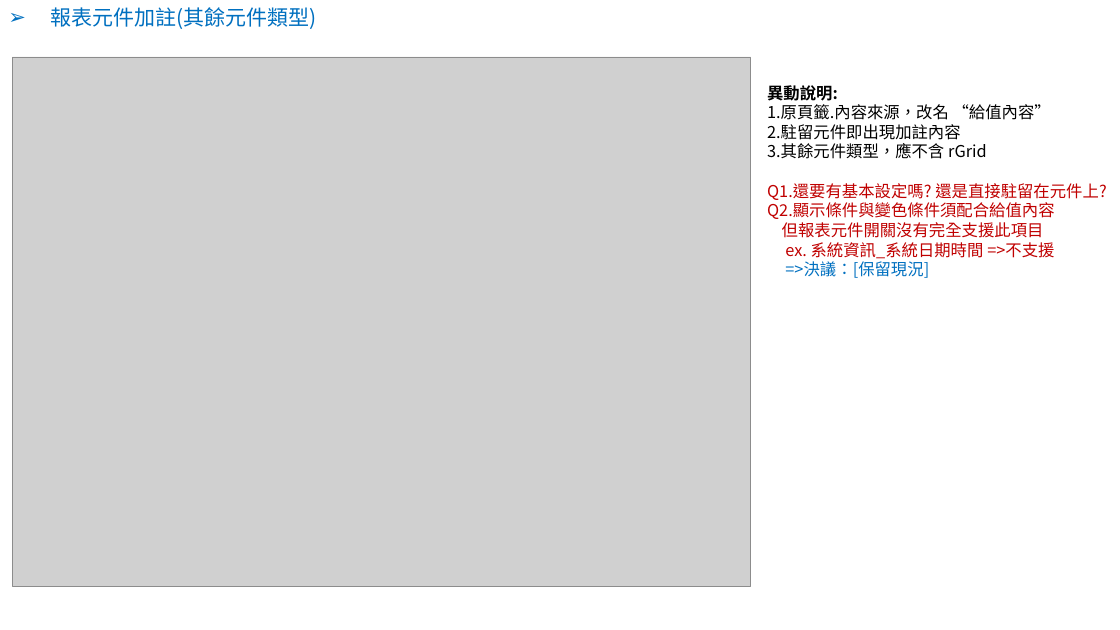
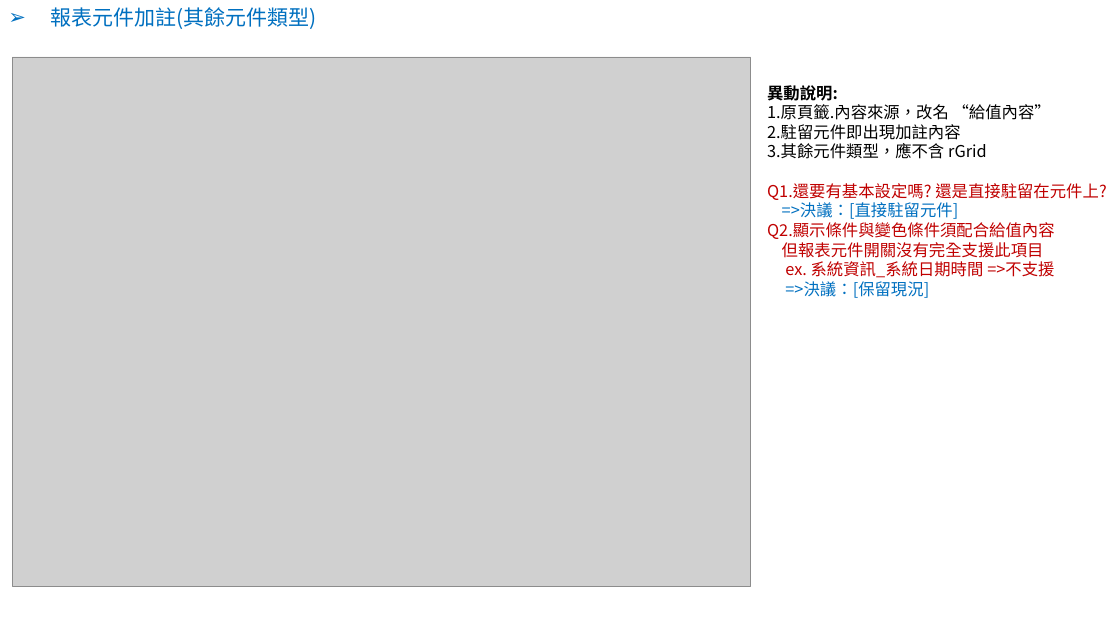
Before and after one commit to ArcareRD/sadocs, a slide deck: slide 7 of 8.10.1/UPDATE/ITEM_2/attachment/RADoc_20210505.pptx. Drawn at 1120x630 pixels with LibreOffice and Linux fonts; fonts in the diff are those of the drawing; grey boxes stand for pictures. Boxes give left, top, right and bottom in pixels: in the first picture for what was removed or moved away, otherwise in the second. Text is boxed around its words. In the diff, an @@ line names an element or a change of style, - is before the commit and + after.

```diff
--- a/8.10.1/UPDATE/ITEM_2/attachment/RADoc_20210505.pptx
+++ b/8.10.1/UPDATE/ITEM_2/attachment/RADoc_20210505.pptx
@@ text at [782, 202, 959, 219]: paragraph added @@
+=>決議：[直接駐留元件]
```
Also in this commit, not shown: 2 other slides changed, 13 other files.
